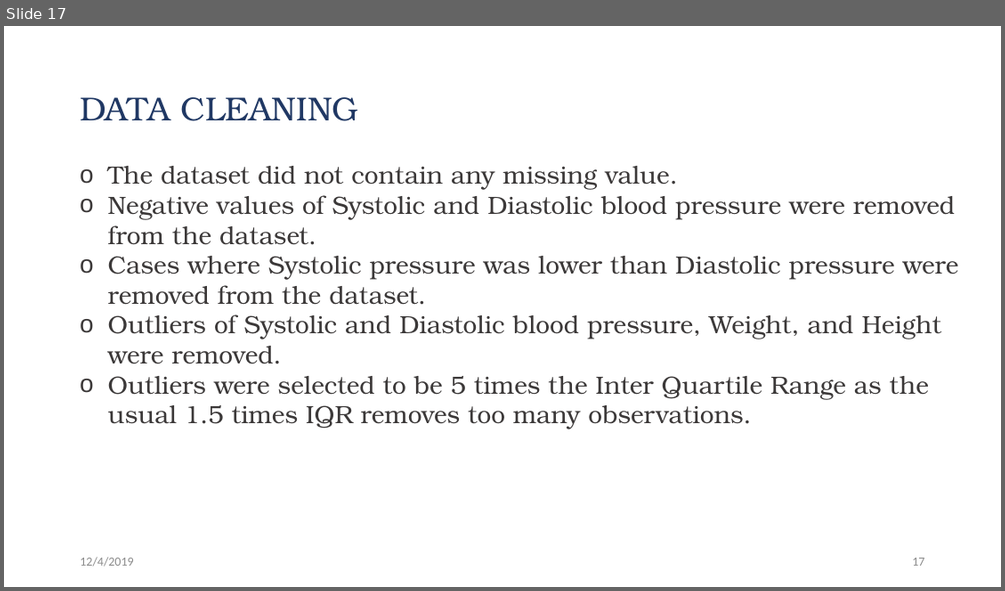
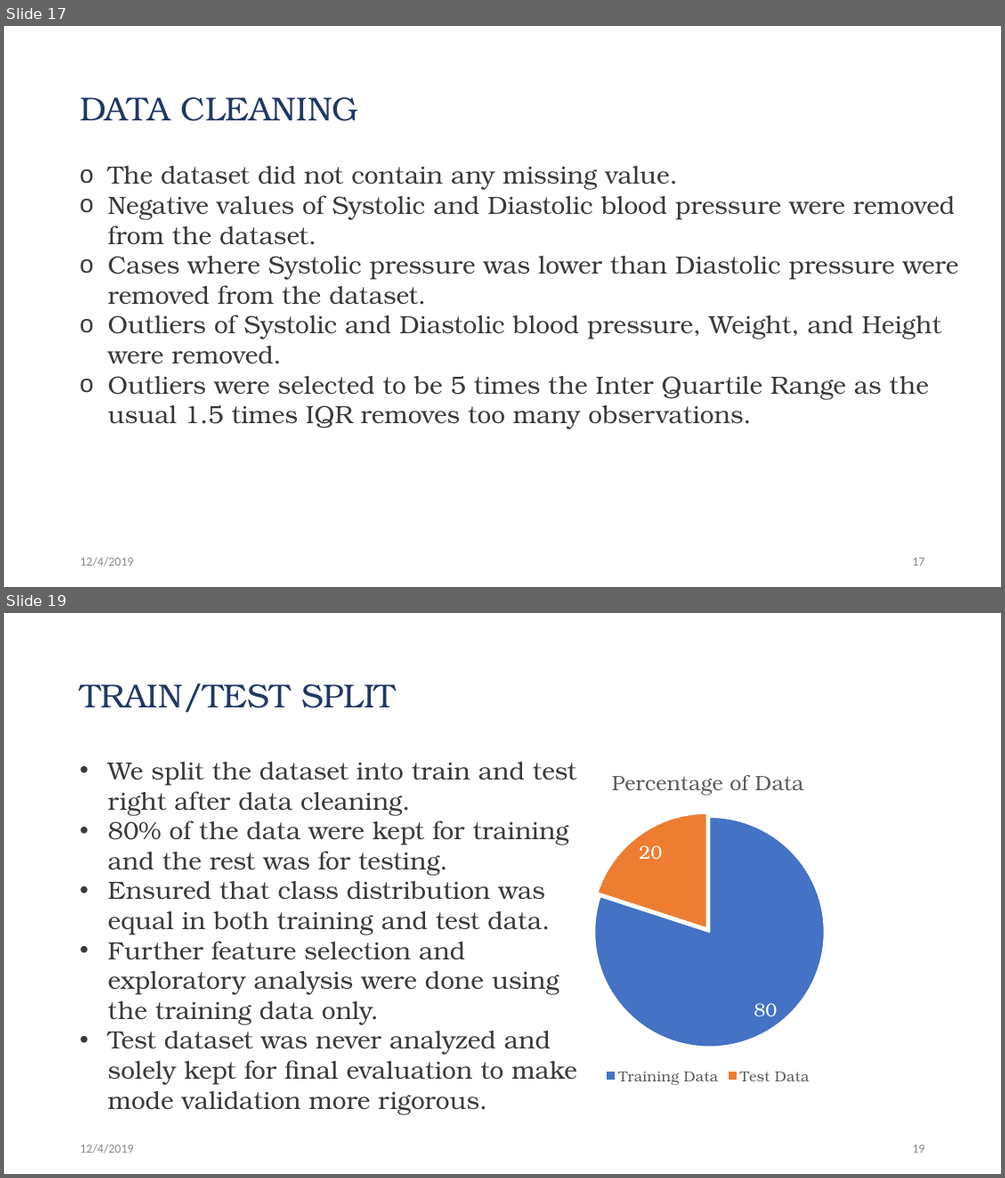
Before and after one commit to Jwen-pg/cds501-predicting-heart-disease, a slide deck: presentation.pptx. Shown one above the other, each under a label of ours: slide 17 before the commit, slides 17 and 19 after it; the slides between them are not shown. The pictures are 1005x591 and 1005x1178 pixels, drawn with LibreOffice and Linux fonts; fonts in the diff are those of the drawing. Boxes give left, top, right and bottom in pixels: in the first picture for what was removed or moved away, otherwise in the second. Text is boxed around its words. In the diff, an @@ line names an element or a change of style, - is before the commit and + after.

Commit message:
presentation - recursive feature selection

```diff
--- a/presentation.pptx
+++ b/presentation.pptx
@@ slide 19 added at (4, 613, 1001, 1174), background #FFFFFF @@
@@ title added at (80, 683, 396, 713), 32 pt, text #203864 @@
+TRAIN/TEST SPLIT
@@ text added at (108, 762, 577, 1114), 24 pt, text #3B3838 @@
+• We split the dataset into train and test right after data cleaning.
+• 80% of the data were kept for training and the rest was for testing.
+• Ensured that class distribution was equal in both training and test data.
+• Further feature selection and exploratory analysis were done using the training data only.
+• Test dataset was never analyzed and solely kept for final evaluation to make mode validation more rigorous.
@@ pie chart added at (469, 751, 947, 1088) @@
+title "Percentage of Data"
+categories: Training Data, Test Data
+Percentage of Data: 80, 20
@@ text added at (80, 1143, 133, 1153), 12 pt, text #8C8C8C @@
+12/4/2019
@@ page number added at (912, 1144, 924, 1152), 12 pt, text #8C8C8C @@
+19
```
Also in this commit, not shown: 5 slides changed, 1 slide removed.
